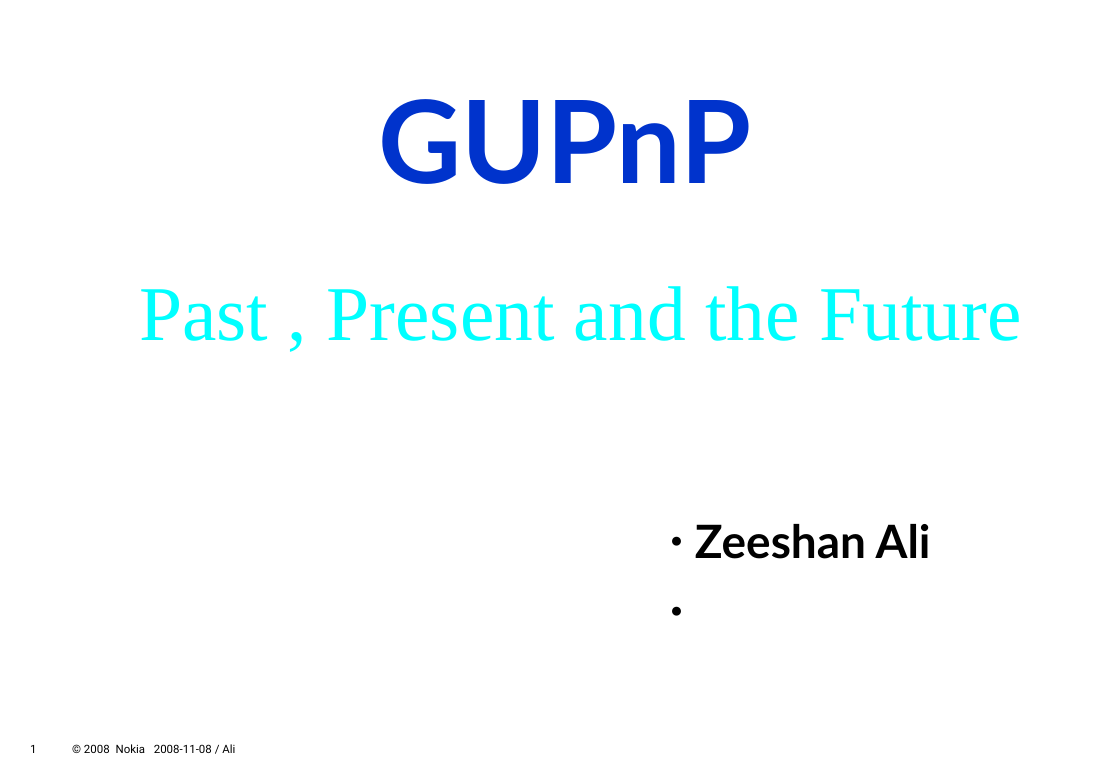
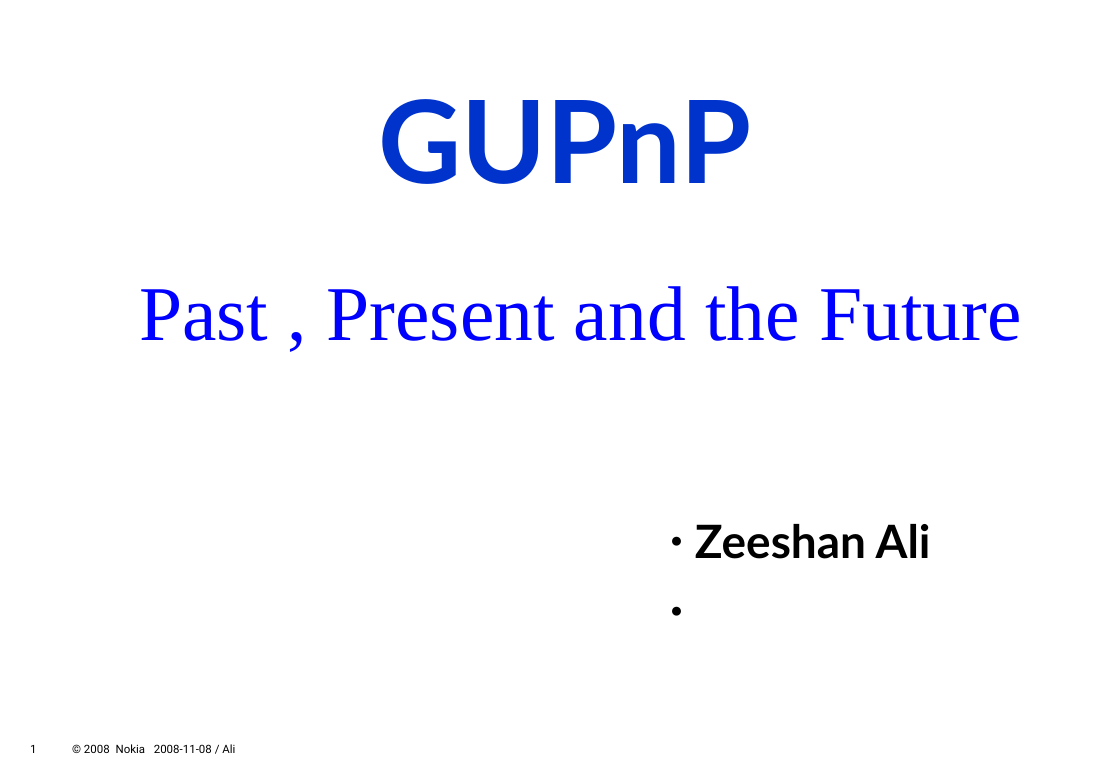
Before and after one commit to zeenix/gupnp-presentation-2008, a slide deck: slide 1 of slides.odp. Drawn at 1120x775 pixels with LibreOffice and Linux fonts; fonts in the diff are those of the drawing; background and template pictures are left out. Boxes give left, top, right and bottom in pixels: in the first picture for what was removed or moved away, otherwise in the second. Text is boxed around its words. In the diff, an @@ line names an element or a change of style, - is before the commit and + after.

```diff
--- a/slides.odp
+++ b/slides.odp
@@ text "Past , Present and the ..." at (139,286,1021,341): text colour #00FFFF to #0000FF @@
```
Also in this commit, not shown: 1 other slide changed.
